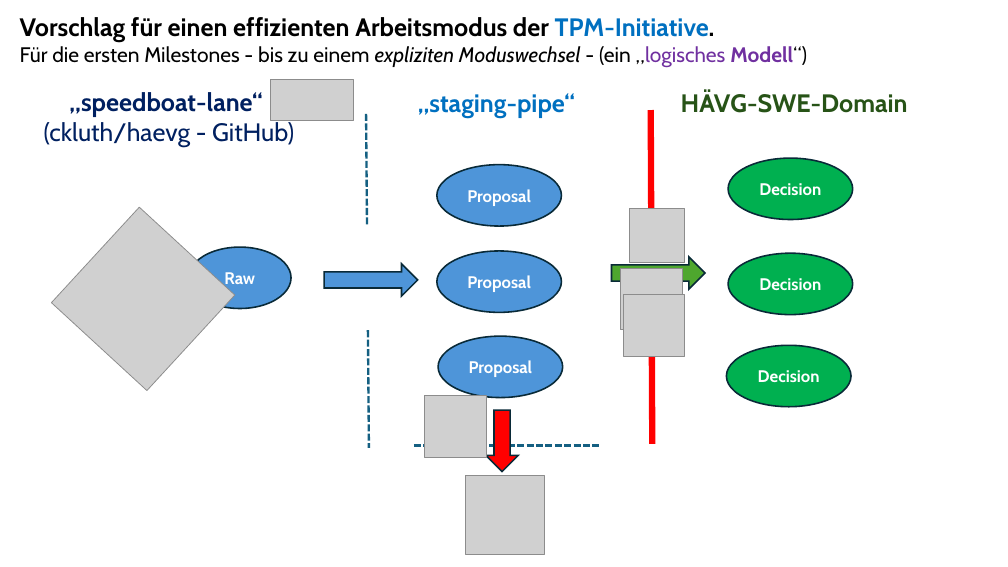
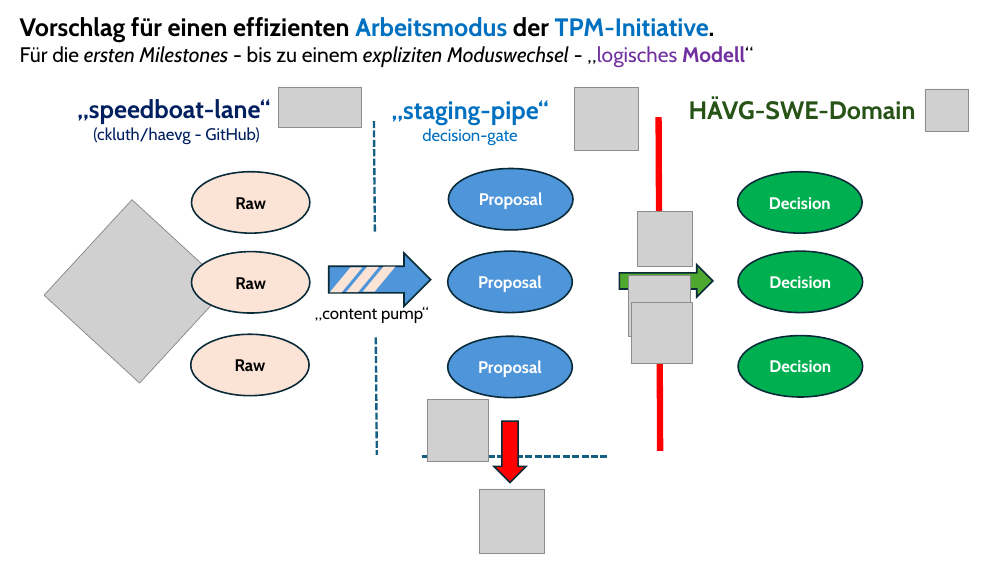
Before and after one commit to ckluth/josyn-platform, a slide deck: slide 7 of josyn-intro.pptx. Drawn at 1008x567 pixels with LibreOffice and Linux fonts; fonts in the diff are those of the drawing; grey boxes stand for pictures. Boxes give left, top, right and bottom in pixels: in the first picture for what was removed or moved away, otherwise in the second. Text is boxed around its words. In the diff, an @@ line names an element or a change of style, - is before the commit and + after.

Commit message:
wip: sync [2026-06-21 22:45]

```diff
--- a/josyn-intro.pptx
+++ b/josyn-intro.pptx
@@ text at (x1=20, y1=17, x2=715, y2=42): text colour #000000 to #0070C0 in "Arbeitsmodus" @@
@@ text at (x1=20, y1=46, x2=753, y2=68): text changed; italic on @@
-Für die ersten Milestones - bis zu einem expliziten Moduswechsel - (ein „logisches Modell“)
+Für die ersten Milestones - bis zu einem expliziten Moduswechsel - „logisches Modell“
@@ text "„speedboat-lane“" moved from (x1=44, y1=92, x2=294, y2=147) to (x1=77, y1=99, x2=270, y2=144) @@
@@ 2 pictures, 2 lines, 1 ellipse, 1 rectangle moved together from (x1=270, y1=80, x2=682, y2=448) to (x1=278, y1=87, x2=690, y2=455) @@
@@ text "„staging-pipe“" moved from (x1=418, y1=93, x2=575, y2=118) to (x1=392, y1=100, x2=549, y2=145) @@
@@ 2 pictures, 1 text moved together from (x1=624, y1=91, x2=908, y2=356) to (x1=631, y1=98, x2=916, y2=363) @@
@@ text at (x1=93, y1=127, x2=259, y2=144): size 24 to 16 pt in "(ckluth/haevg - GitHub)" @@
@@ text at (x1=422, y1=128, x2=517, y2=145): paragraph added @@
+decision-gate
@@ ellipse "Raw" resized from (x1=188, y1=247, x2=291, y2=309) to (x1=191, y1=172, x2=310, y2=233) @@
@@ ellipse "Raw" at (x1=191, y1=172, x2=310, y2=233): text colour #FFFFFF to #000000; fill #4E95D9 to #FBE3D6 @@
@@ ellipse "Decision" moved from (x1=728, y1=158, x2=853, y2=219) to (x1=738, y1=172, x2=863, y2=233) @@
@@ picture moved from (x1=52, y1=207, x2=236, y2=391) to (x1=44, y1=200, x2=228, y2=384) @@
@@ left arrow resized from (x1=324, y1=264, x2=418, y2=296) to (x1=329, y1=253, x2=431, y2=307) @@
@@ group added at (x1=191, y1=87, x2=968, y2=395): 3 parallelograms, 2 ellipses, 2 pictures, 1 text @@
+Raw
+Raw
+„content pump“
@@ left arrow moved from (x1=612, y1=257, x2=706, y2=290) to (x1=619, y1=265, x2=713, y2=297) @@
@@ 3 ellipses moved together from (x1=437, y1=251, x2=853, y2=398) to (x1=448, y1=251, x2=863, y2=398) @@
@@ ellipse "Decision" moved from (x1=727, y1=346, x2=851, y2=407) to (x1=738, y1=336, x2=863, y2=397) @@
@@ picture moved from (x1=425, y1=396, x2=486, y2=457) to (x1=427, y1=400, x2=488, y2=461) @@
@@ 1 rectangle, 1 left arrow, 1 line moved together from (x1=414, y1=214, x2=690, y2=472) to (x1=422, y1=222, x2=698, y2=482) @@
@@ picture resized from (x1=466, y1=476, x2=544, y2=554) to (x1=479, y1=489, x2=544, y2=554) @@
```
